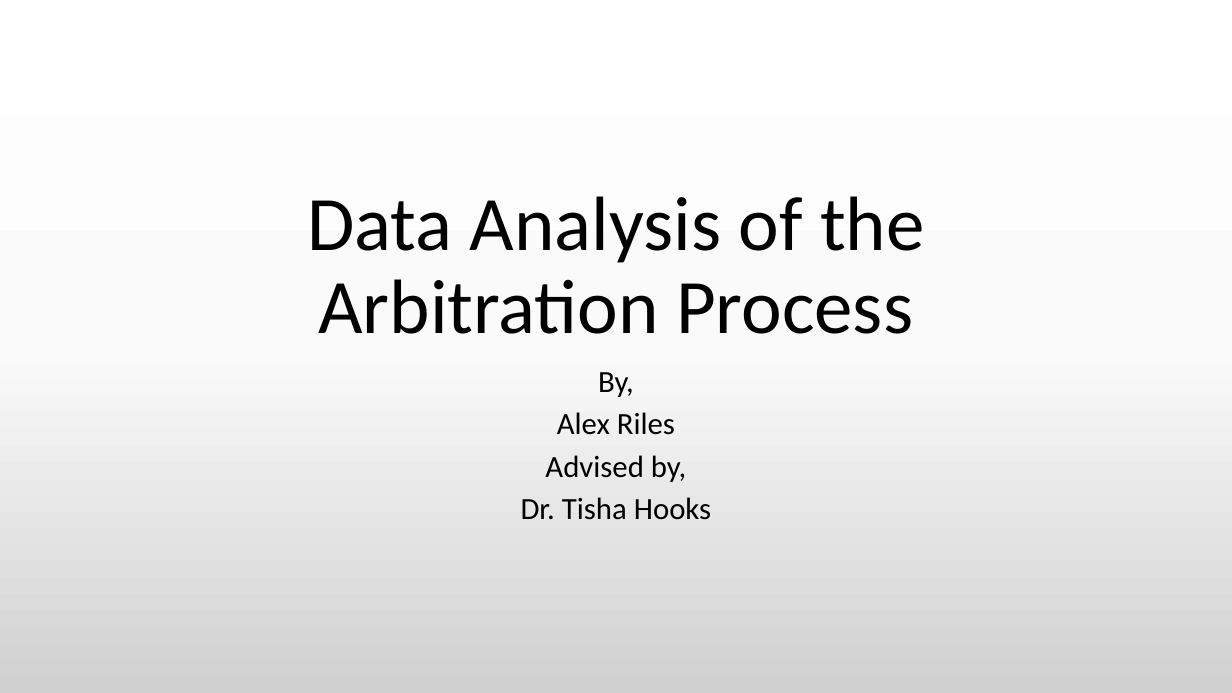
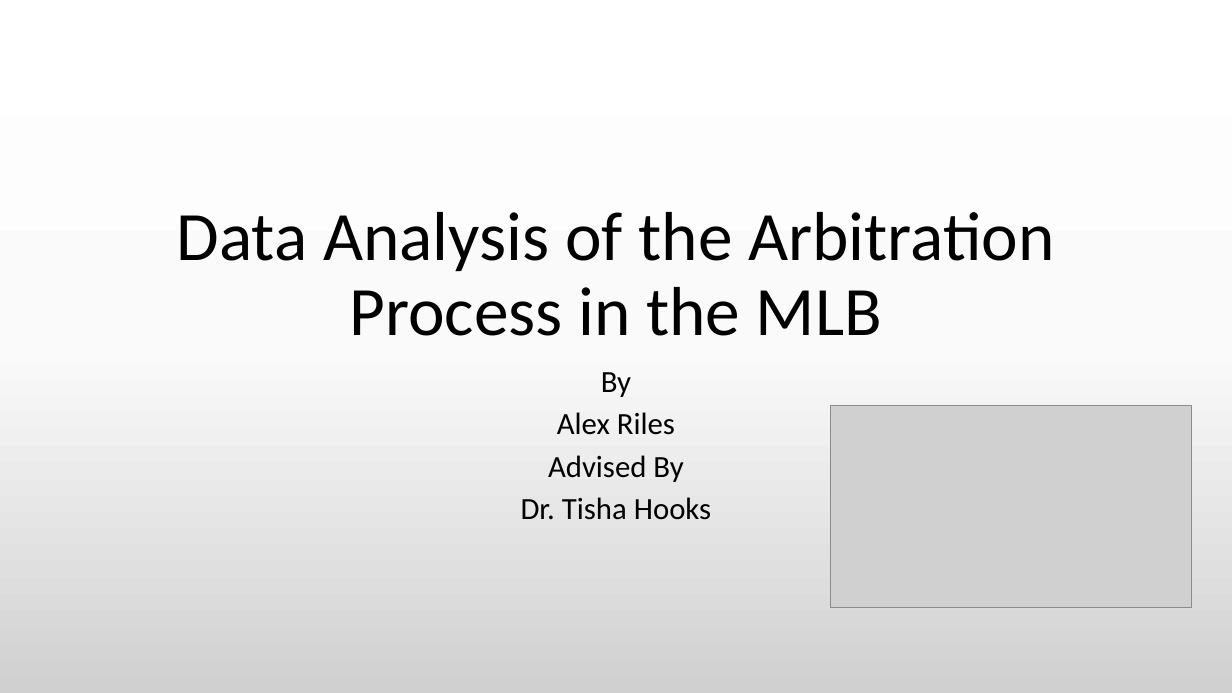
Before and after one commit to Riles567/Capstone, a slide deck: slide 1 of CapstonePresentation.pptx. Drawn at 1232x693 pixels with LibreOffice and Linux fonts; fonts in the diff are those of the drawing; grey boxes stand for pictures. Boxes give left, top, right and bottom in pixels: in the first picture for what was removed or moved away, otherwise in the second. Text is boxed around its words. In the diff, an @@ line names an element or a change of style, - is before the commit and + after.

```diff
--- a/CapstonePresentation.pptx
+++ b/CapstonePresentation.pptx
@@ title at (x1=177, y1=212, x2=1054, y2=336): text changed; size 60 to 54 pt @@
-Data Analysis of the Arbitration Process
+Data Analysis of the Arbitration Process in the MLB
@@ subtitle at (x1=601, y1=372, x2=631, y2=397): text changed @@
-By,
+By
@@ picture added at (x1=830, y1=406, x2=1191, y2=608) @@
@@ subtitle at (x1=548, y1=455, x2=683, y2=482): text changed @@
-Advised by,
+Advised By
```
Also in this commit, not shown: 9 other slides changed, 9 slides added, 7 slides removed.
